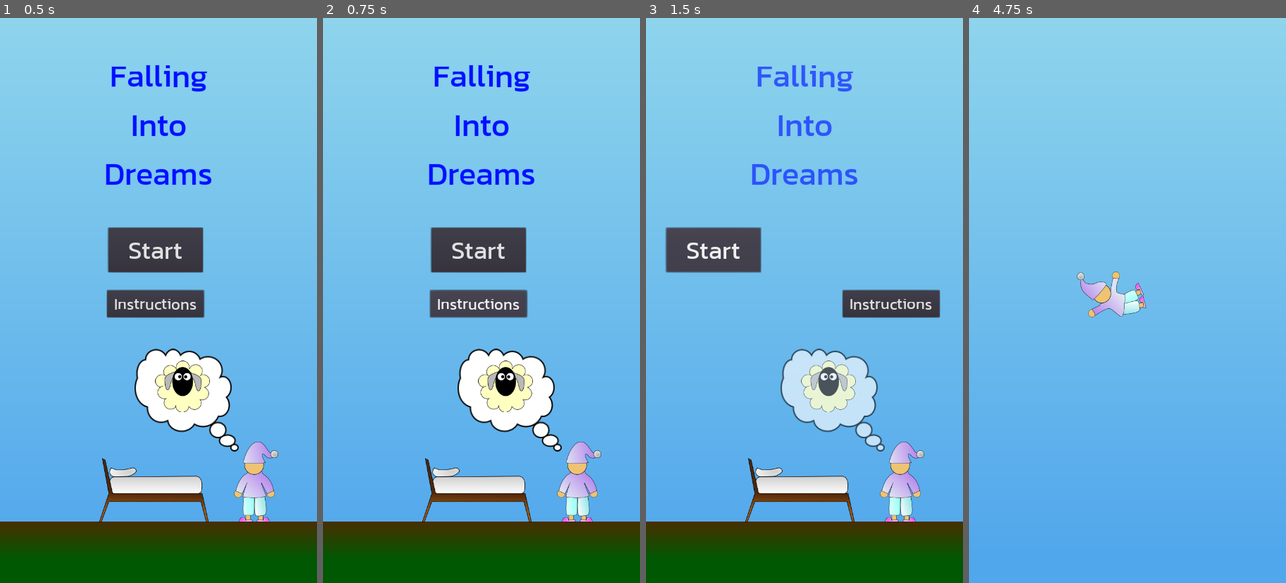
Above: before the commit, frames 1-4 (left to right).
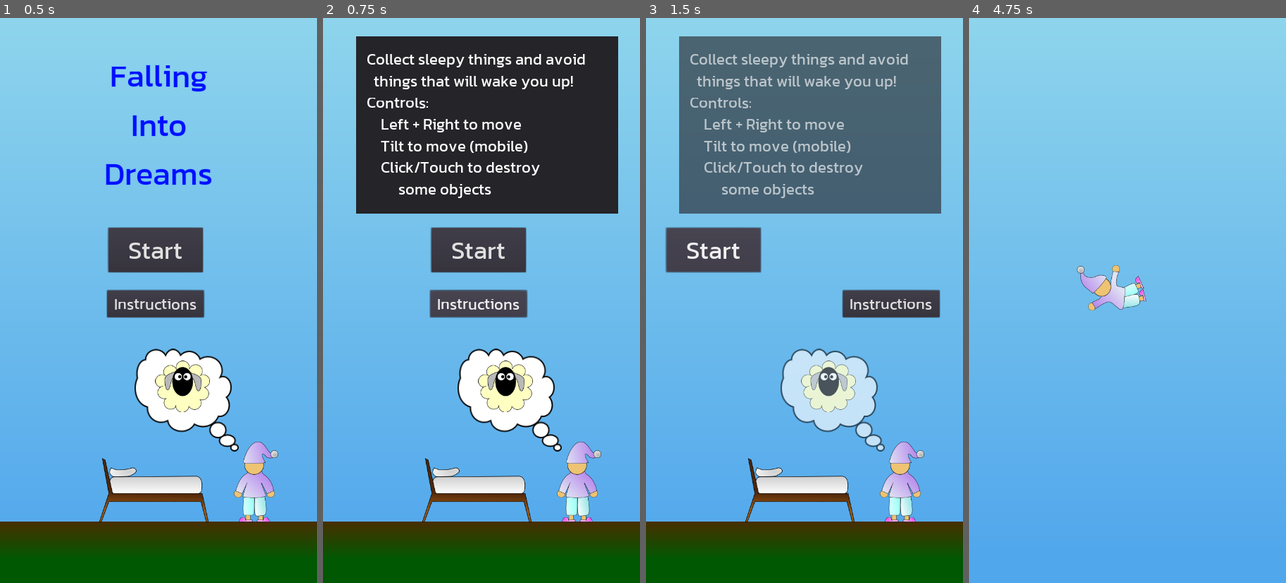
Above: after the commit, the same moments.

Repository: sorlok/LD48
Game: Godot game, scene res://Scenes/Title.tscn
The game is run twice, just before and just after one commit, with the same random seed, the same clock (stepped at 60 frames per second) and the same inputs.
Inputs (mouse positions are in pixels of both pictures, inside the frame that each line leads up to):
- Up to frame 1 (0.5 s): no input
- Up to frame 2 (0.75 s): click "Instructions" at 0.5 s
- Up to frame 3 (1.5 s): click "Start" at 1.25 s
- Up to frame 4 (4.75 s): move the mouse to (1197, 272) at 2.02 s; hold D (ui_right) 2.03-2.78 s; click (1197, 272) at 2.17 s; move the mouse to (1064, 328) at 2.77 s; hold A (ui_left) 2.78-3.53 s; tap Enter at 3.5 s; move the mouse to (1159, 176) at 3.52 s; hold D (ui_right) from 3.53 s (still down); move the mouse to (1111, 413) at 4.27 s; click (1111, 413) at 4.42 s

Frame 1 is identical in both runs. In frame 2, 26% of the frame differs, in the area x 10-94%, y 3-35%; in frame 3, 26%; in frame 4, 1.0%.

Commit message:
Basic instructions and better Start placement

Diff:
--- a/Scenes/Title.tscn
+++ b/Scenes/Title.tscn
@@ -23,6 +23,11 @@
 outline_color = Color( 0.384314, 0.666667, 1, 1 )
 font_data = ExtResource( 7 )
 
+[sub_resource type="DynamicFont" id=8]
+size = 36
+extra_spacing_bottom = -8
+font_data = ExtResource( 7 )
+
 [sub_resource type="DynamicFont" id=4]
 size = 56
 font_data = ExtResource( 7 )
@@ -42,7 +47,7 @@
 [sub_resource type="Animation" id=7]
 length = 4.0
 tracks/0/type = "value"
-tracks/0/path = NodePath("Title:modulate")
+tracks/0/path = NodePath("Button:rect_position")
 tracks/0/interp = 1
 tracks/0/loop_wrap = true
 tracks/0/imported = false
@@ -51,10 +56,10 @@
 "times": PoolRealArray( 0, 0.5 ),
 "transitions": PoolRealArray( 1, 1 ),
 "update": 0,
-"values": [ Color( 1, 1, 1, 1 ), Color( 1, 1, 1, 0 ) ]
+"values": [ Vector2( 246.145, 475.222 ), Vector2( -300, 475.222 ) ]
 }
 tracks/1/type = "value"
-tracks/1/path = NodePath("Button:rect_position")
+tracks/1/path = NodePath("Instructions:rect_position")
 tracks/1/interp = 1
 tracks/1/loop_wrap = true
 tracks/1/imported = false
@@ -63,10 +68,10 @@
 "times": PoolRealArray( 0, 0.5 ),
 "transitions": PoolRealArray( 1, 1 ),
 "update": 0,
-"values": [ Vector2( 246.145, 475.222 ), Vector2( -300, 475.222 ) ]
+"values": [ Vector2( 243, 617.335 ), Vector2( 800, 617.335 ) ]
 }
 tracks/2/type = "value"
-tracks/2/path = NodePath("Instructions:rect_position")
+tracks/2/path = NodePath("Think:modulate")
 tracks/2/interp = 1
 tracks/2/loop_wrap = true
 tracks/2/imported = false
@@ -75,22 +80,22 @@
 "times": PoolRealArray( 0, 0.5 ),
 "transitions": PoolRealArray( 1, 1 ),
 "update": 0,
-"values": [ Vector2( 243, 617.335 ), Vector2( 800, 617.335 ) ]
+"values": [ Color( 1, 1, 1, 1 ), Color( 1, 1, 1, 0 ) ]
 }
 tracks/3/type = "value"
-tracks/3/path = NodePath("Think:modulate")
+tracks/3/path = NodePath("Ground:position")
 tracks/3/interp = 1
 tracks/3/loop_wrap = true
 tracks/3/imported = false
 tracks/3/enabled = true
 tracks/3/keys = {
-"times": PoolRealArray( 0, 0.5 ),
-"transitions": PoolRealArray( 1, 1 ),
-"update": 0,
-"values": [ Color( 1, 1, 1, 1 ), Color( 1, 1, 1, 0 ) ]
+"times": PoolRealArray( 0, 1, 1.5 ),
+"transitions": PoolRealArray( 1, 1, 1 ),
+"update": 0,
+"values": [ Vector2( 369.874, 1436.45 ), Vector2( 369.874, 1436.45 ), Vector2( 369.874, 2000 ) ]
 }
 tracks/4/type = "value"
-tracks/4/path = NodePath("Ground:position")
+tracks/4/path = NodePath("Bed:position")
 tracks/4/interp = 1
 tracks/4/loop_wrap = true
 tracks/4/imported = false
@@ -99,63 +104,51 @@
 "times": PoolRealArray( 0, 1, 1.5 ),
 "transitions": PoolRealArray( 1, 1, 1 ),
 "update": 0,
-"values": [ Vector2( 369.874, 1436.45 ), Vector2( 369.874, 1436.45 ), Vector2( 369.874, 2000 ) ]
+"values": [ Vector2( 349.525, 1069.91 ), Vector2( 349.525, 1069.91 ), Vector2( 349.525, 1633.46 ) ]
 }
 tracks/5/type = "value"
-tracks/5/path = NodePath("Bed:position")
+tracks/5/path = NodePath("Person:visible")
 tracks/5/interp = 1
 tracks/5/loop_wrap = true
 tracks/5/imported = false
 tracks/5/enabled = true
 tracks/5/keys = {
-"times": PoolRealArray( 0, 1, 1.5 ),
-"transitions": PoolRealArray( 1, 1, 1 ),
-"update": 0,
-"values": [ Vector2( 349.525, 1069.91 ), Vector2( 349.525, 1069.91 ), Vector2( 349.525, 1633.46 ) ]
+"times": PoolRealArray( 0.1, 1.1 ),
+"transitions": PoolRealArray( 1, 1 ),
+"update": 1,
+"values": [ true, false ]
 }
 tracks/6/type = "value"
-tracks/6/path = NodePath("Person:visible")
+tracks/6/path = NodePath("Person2:position")
 tracks/6/interp = 1
 tracks/6/loop_wrap = true
 tracks/6/imported = false
 tracks/6/enabled = true
 tracks/6/keys = {
-"times": PoolRealArray( 0.1, 1.1 ),
-"transitions": PoolRealArray( 1, 1 ),
-"update": 1,
-"values": [ true, false ]
+"times": PoolRealArray( 0.1, 0.8, 1.1, 1.7, 2.2, 4 ),
+"transitions": PoolRealArray( 1, 1, 1, 1, 1, 1 ),
+"update": 0,
+"values": [ Vector2( 347.446, 933.333 ), Vector2( 347.446, 791.667 ), Vector2( 567.307, 1087.89 ), Vector2( 567.307, 1500 ), Vector2( 319.446, 1500 ), Vector2( 319.446, 203 ) ]
 }
 tracks/7/type = "value"
-tracks/7/path = NodePath("Person2:position")
+tracks/7/path = NodePath("Person2:visible")
 tracks/7/interp = 1
 tracks/7/loop_wrap = true
 tracks/7/imported = false
 tracks/7/enabled = true
 tracks/7/keys = {
-"times": PoolRealArray( 0.1, 0.8, 1.1, 1.7, 2.2, 4 ),
-"transitions": PoolRealArray( 1, 1, 1, 1, 1, 1 ),
-"update": 0,
-"values": [ Vector2( 347.446, 933.333 ), Vector2( 347.446, 791.667 ), Vector2( 567.307, 1087.89 ), Vector2( 567.307, 1500 ), Vector2( 319.446, 1500 ), Vector2( 319.446, 225 ) ]
-}
-tracks/8/type = "value"
-tracks/8/path = NodePath("Person2:visible")
+"times": PoolRealArray( 0.1, 1.1 ),
+"transitions": PoolRealArray( 1, 1 ),
+"update": 0,
+"values": [ false, true ]
+}
+tracks/8/type = "method"
+tracks/8/path = NodePath(".")
 tracks/8/interp = 1
 tracks/8/loop_wrap = true
 tracks/8/imported = false
 tracks/8/enabled = true
 tracks/8/keys = {
-"times": PoolRealArray( 0.1, 1.1 ),
-"transitions": PoolRealArray( 1, 1 ),
-"update": 0,
-"values": [ false, true ]
-}
-tracks/9/type = "method"
-tracks/9/path = NodePath(".")
-tracks/9/interp = 1
-tracks/9/loop_wrap = true
-tracks/9/imported = false
-tracks/9/enabled = true
-tracks/9/keys = {
 "times": PoolRealArray( 4 ),
 "transitions": PoolRealArray( 1 ),
 "values": [ {
@@ -163,6 +156,18 @@
 "method": "setup_done"
 } ]
 }
+tracks/9/type = "value"
+tracks/9/path = NodePath("Title:modulate")
+tracks/9/interp = 1
+tracks/9/loop_wrap = true
+tracks/9/imported = false
+tracks/9/enabled = true
+tracks/9/keys = {
+"times": PoolRealArray( 0, 0.5 ),
+"transitions": PoolRealArray( 1, 1 ),
+"update": 0,
+"values": [ Color( 1, 1, 1, 1 ), Color( 1, 1, 1, 0 ) ]
+}
 
 [node name="Title" type="Node"]
 script = ExtResource( 2 )
@@ -196,21 +201,50 @@
 scale = Vector2( 0.666667, -0.666667 )
 texture = ExtResource( 5 )
 
-[node name="Title" type="Label" parent="."]
+[node name="Title" type="Node2D" parent="."]
+
+[node name="Title" type="Label" parent="Title"]
 anchor_left = 0.5
 anchor_top = 0.5
 anchor_right = 0.5
 anchor_bottom = 0.5
-margin_left = -123.0
-margin_top = -563.835
-margin_right = 123.0
-margin_bottom = -230.835
+margin_left = 237.0
+margin_top = 76.165
+margin_right = 483.0
+margin_bottom = 409.165
 custom_fonts/font = SubResource( 3 )
 custom_colors/font_color = Color( 0, 0.0627451, 1, 1 )
 text = "Falling
 Into
 Dreams"
 align = 1
+__meta__ = {
+"_edit_use_anchors_": false
+}
+
+[node name="Instructions" type="Panel" parent="Title"]
+visible = false
+margin_left = 75.0
+margin_top = 41.8108
+margin_right = 671.0
+margin_bottom = 442.811
+__meta__ = {
+"_edit_use_anchors_": false
+}
+
+[node name="Label" type="Label" parent="Title/Instructions"]
+margin_left = 24.0
+margin_top = 24.0
+margin_right = 534.0
+margin_bottom = 369.0
+custom_fonts/font = SubResource( 8 )
+text = "Collect sleepy things and avoid
+  things that will wake you up!
+Controls:
+    Left + Right to move
+	    Tilt to move (mobile)
+	    Click/Touch to destroy
+		         some objects"
 __meta__ = {
 "_edit_use_anchors_": false
 }
@@ -239,7 +273,7 @@
 
 [node name="Person2" type="AnimatedSprite" parent="."]
 visible = false
-position = Vector2( 347.446, 913.095 )
+position = Vector2( 347.446, 933.333 )
 frames = SubResource( 6 )
 playing = true
 
@@ -247,3 +281,4 @@
 anims/new_game = SubResource( 7 )
 
 [connection signal="pressed" from="Button" to="." method="_on_Button_pressed"]
+[connection signal="pressed" from="Instructions" to="." method="_on_Instructions_pressed"]
--- a/Scripts/Title.gd
+++ b/Scripts/Title.gd
@@ -12,3 +12,12 @@
 
 func setup_done():
 	get_tree().change_scene("res://Scenes/LevelCloud.tscn")
+
+
+func _on_Instructions_pressed():
+	if $Title/Title.visible:
+		$Title/Title.visible = false
+		$Title/Instructions.visible = true
+	else:
+		$Title/Title.visible = true
+		$Title/Instructions.visible = false
Not shown: 1 places in Scenes/Title.tscn that only renumber resources
